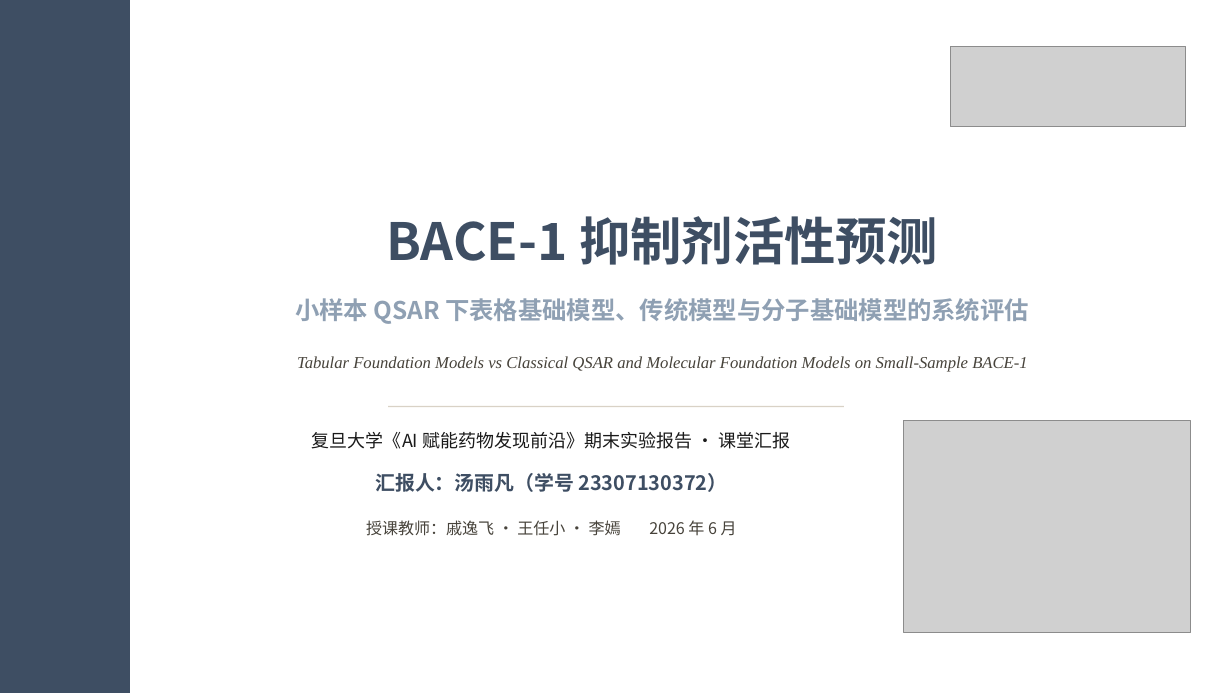
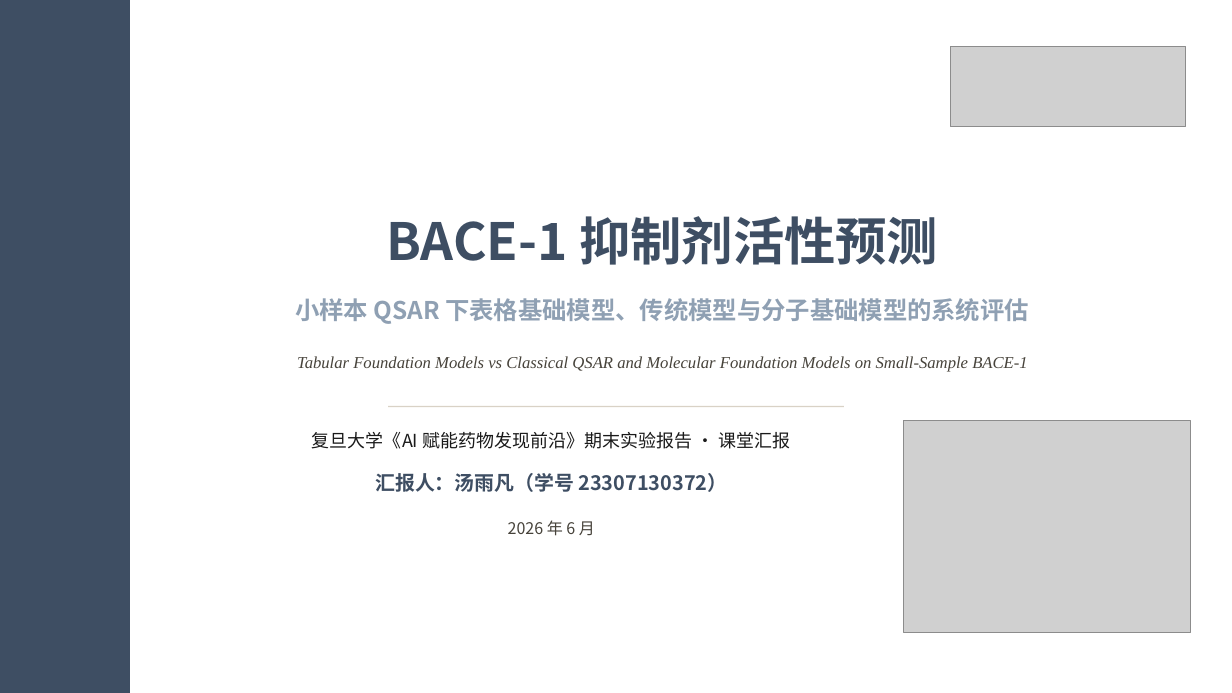
Before and after one commit to Smugpigeon/molecular-conformal-benchmark, a slide deck: slide 1 of report/课程汇报_BACE.pptx. Drawn at 1232x693 pixels with LibreOffice and Linux fonts; fonts in the diff are those of the drawing; grey boxes stand for pictures. Boxes give left, top, right and bottom in pixels: in the first picture for what was removed or moved away, otherwise in the second. Text is boxed around its words. In the diff, an @@ line names an element or a change of style, - is before the commit and + after.

```diff
--- a/report/课程汇报_BACE.pptx
+++ b/report/课程汇报_BACE.pptx
@@ text at <box>508,520,595,536</box>: text changed @@
-授课教师：戚逸飞 · 王任小 · 李嫣 2026 年 6 月
+2026 年 6 月
```
Also in this commit, not shown: 2 other files.
